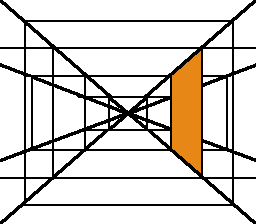
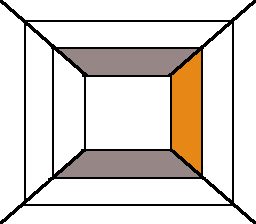
Layered file, before and after one edit (256 x 224). Changes by layer:
removed layer "変形" over left=0, top=47, right=256, bottom=181
painted on "背景" over left=0, top=47, right=256, bottom=181